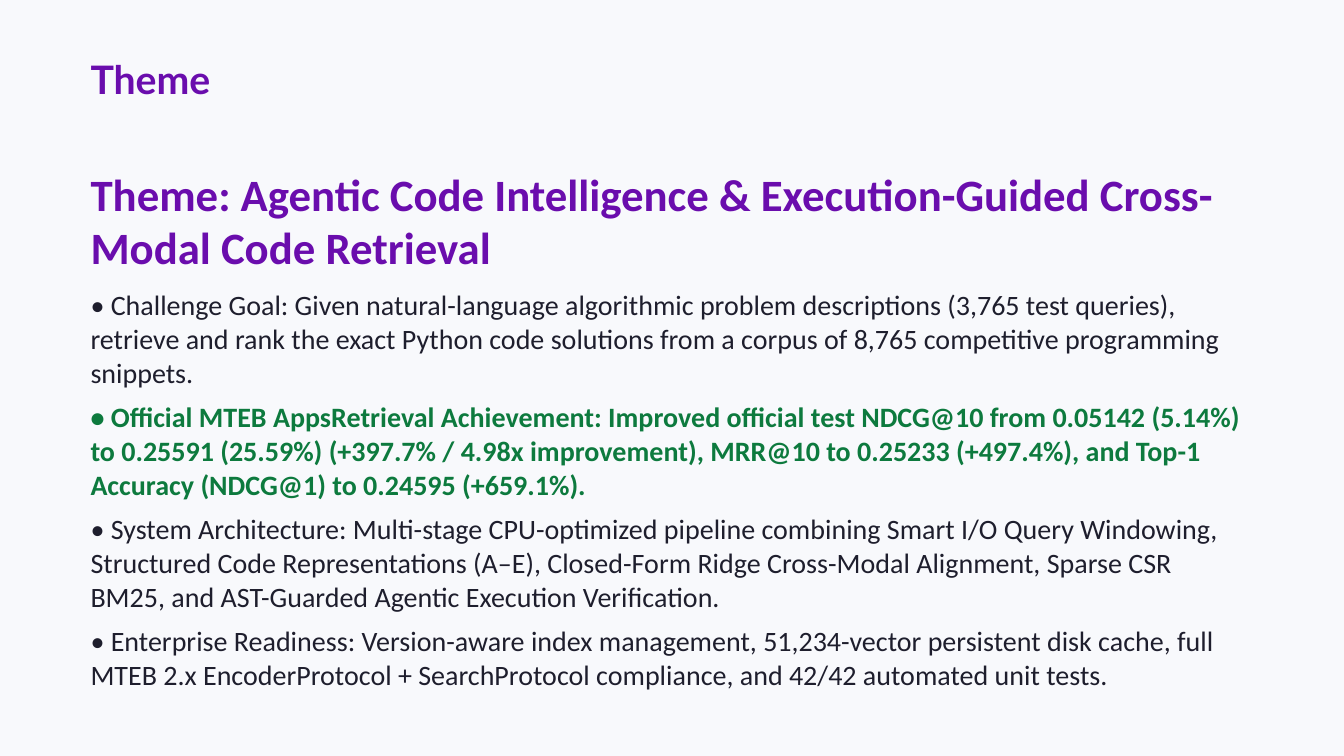
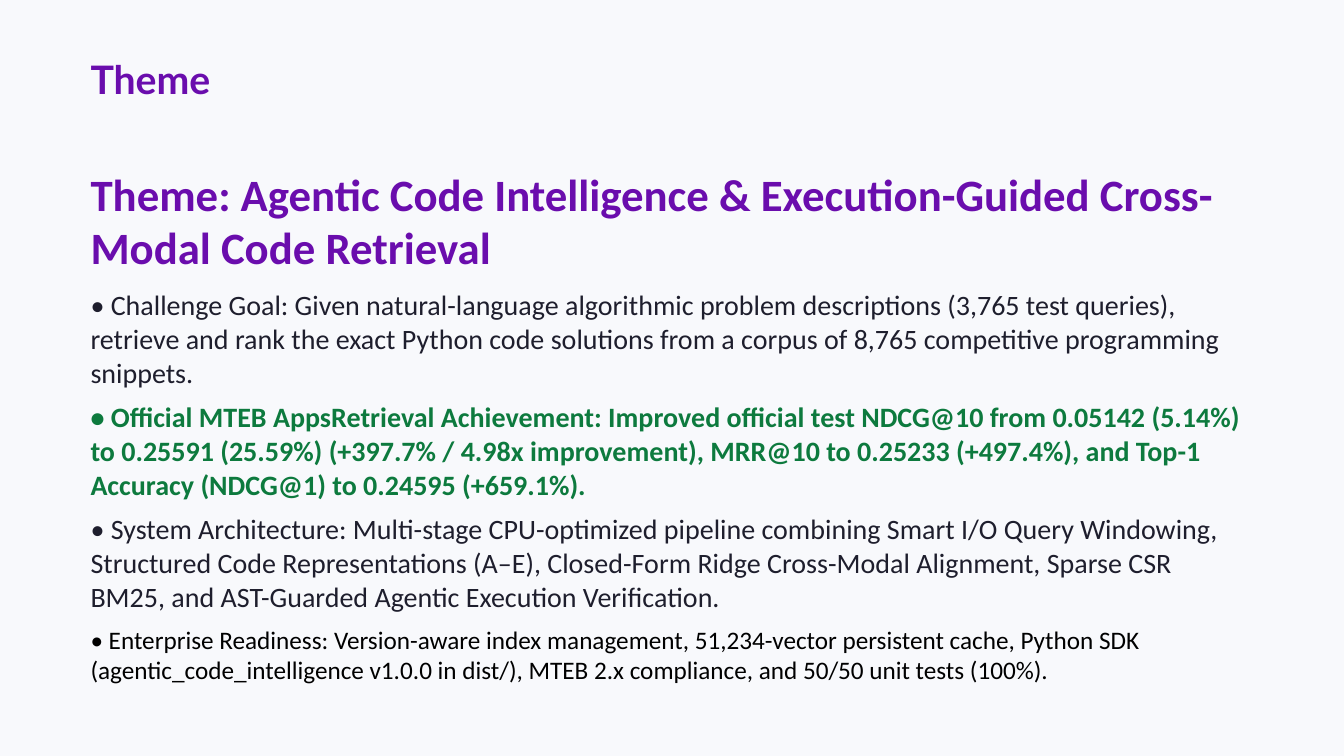
Before and after one commit to Adharsh-Arvinth/agentic-code-intelligence, a slide deck: slide 2 of Samsung_PRISM_Generative_AI_Hackathon_Presentation_Updated.pptx. Drawn at 1344x756 pixels with LibreOffice and Linux fonts; fonts in the diff are those of the drawing. Boxes give left, top, right and bottom in pixels: in the first picture for what was removed or moved away, otherwise in the second. Text is boxed around its words. In the diff, an @@ line names an element or a change of style, - is before the commit and + after.

Commit message:
Update presentation PPTX with Python SDK details and 50/50 test counts

```diff
--- a/Samsung_PRISM_Generative_AI_Hackathon_Presentation_Updated.pptx
+++ b/Samsung_PRISM_Generative_AI_Hackathon_Presentation_Updated.pptx
@@ text at box(91, 631, 1139, 684): text changed; size 20 to 18 pt; text colour #1E1E2D to #000000 @@
-• Enterprise Readiness: Version-aware index management, 51,234-vector persistent disk cache, full MTEB 2.x EncoderProtocol + SearchProtocol compliance, and 42/42 automated unit tests.
+• Enterprise Readiness: Version-aware index management, 51,234-vector persistent cache, Python SDK (agentic_code_intelligence v1.0.0 in dist/), MTEB 2.x compliance, and 50/50 unit tests (100%).
```
Also in this commit, not shown: 3 other slides changed, 1 other file.
